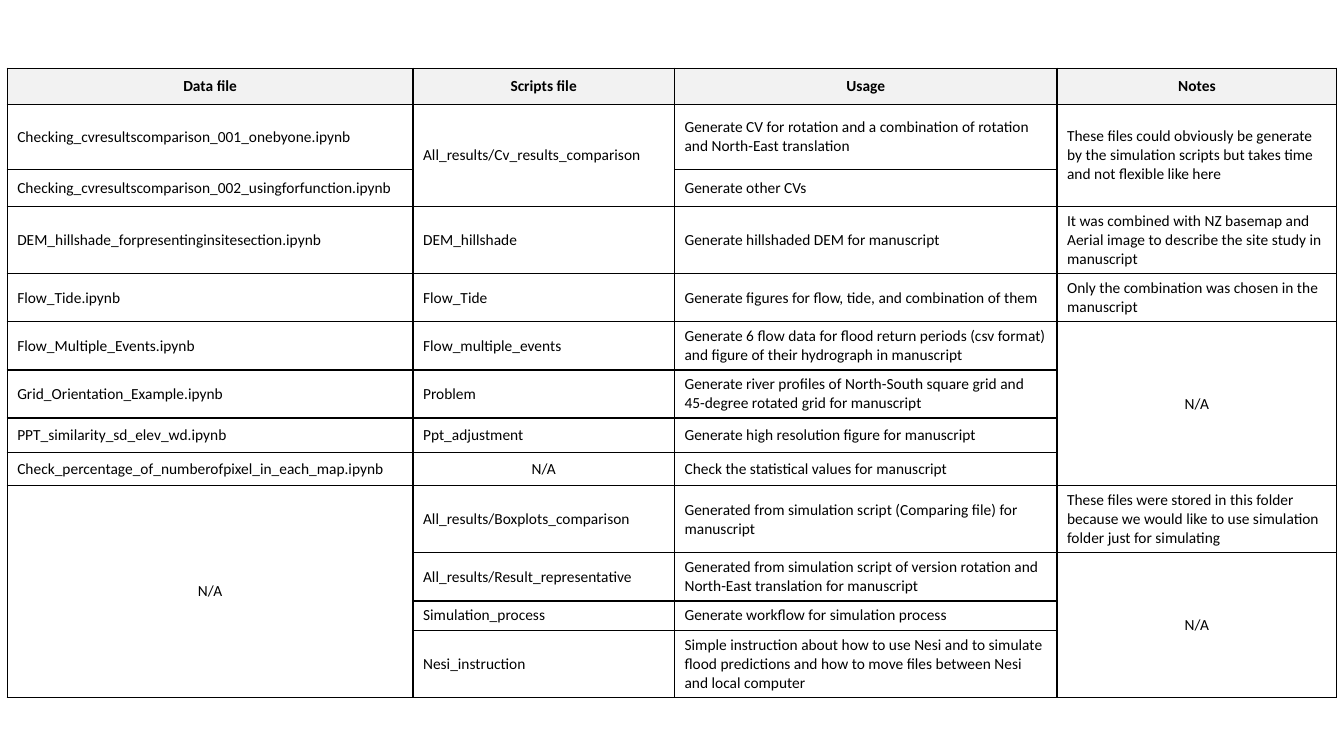
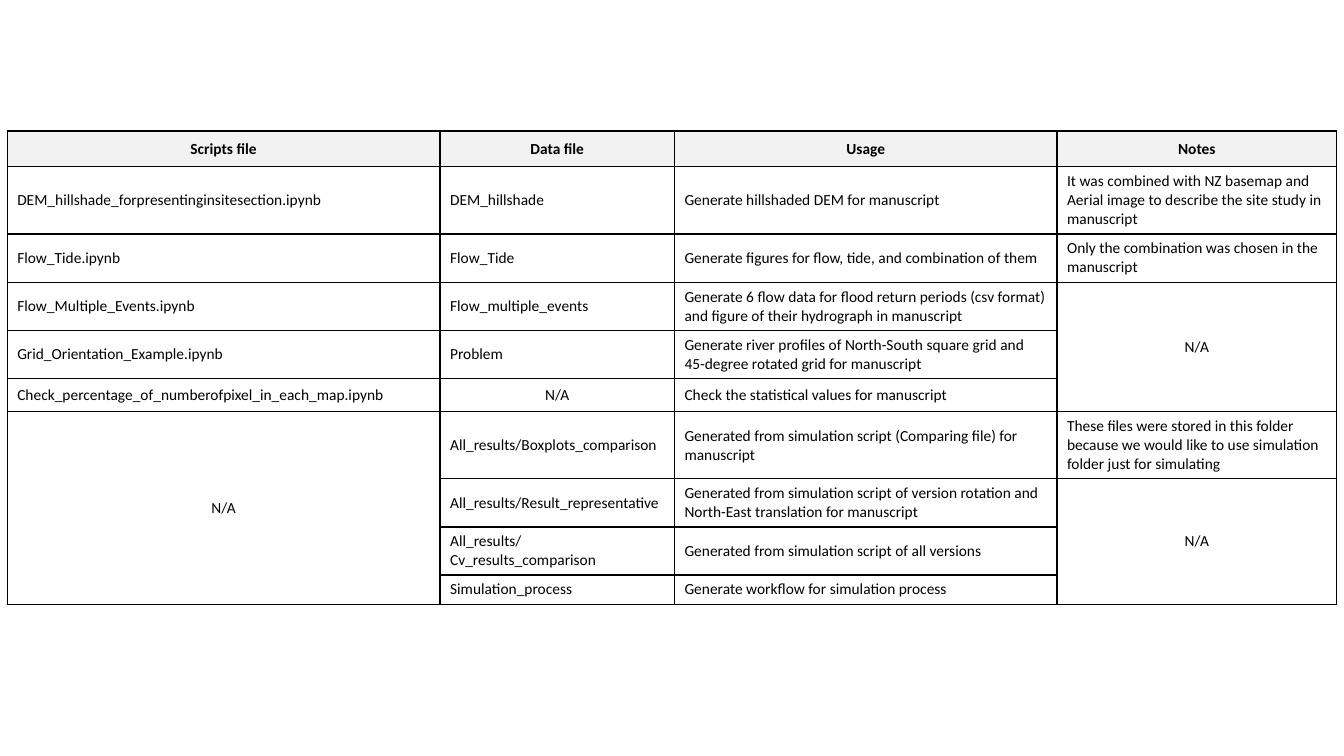
Before and after one commit to Martin20494/Grid_Orientation, a slide deck: slide 1 of other_files/file_structure/File_structure.pptx. Drawn at 1344x756 pixels with LibreOffice and Linux fonts; fonts in the diff are those of the drawing. Boxes give left, top, right and bottom in pixels: in the first picture for what was removed or moved away, otherwise in the second. Text is boxed around its words. In the diff, an @@ line names an element or a change of style, - is before the commit and + after.

```diff
--- a/other_files/file_structure/File_structure.pptx
+++ b/other_files/file_structure/File_structure.pptx
@@ table at (x1=7, y1=131, x2=1338, y2=601) @@
-row 1: Data file | Scripts file | Usage | Notes
-row 2: Checking_cvresultscomparison_001_onebyone.ipynb | All_results/Cv_results_comparison | Generate CV for rotation and a combination of rotation and North-East translation | These files could obviously be generate by the simulation scripts but takes time and not flexible like here
-row 3: Checking_cvresultscomparison_002_usingforfunction.ipynb |  | Generate other CVs | 
+row 1: Scripts file | Data file | Usage | Notes
-row 8: PPT_similarity_sd_elev_wd.ipynb | Ppt_adjustment | Generate high resolution figure for manuscript | 
+row 9:  | All_results/Cv_results_comparison | Generated from simulation script of all versions | 
-row 13:  | Nesi_instruction | Simple instruction about how to use Nesi and to simulate flood predictions and how to move files between Nesi and local computer | 
@@ table resized from (x1=7, y1=69, x2=1338, y2=695) to (x1=7, y1=131, x2=1338, y2=601) @@
```
Also in this commit, not shown: 27 other files.
